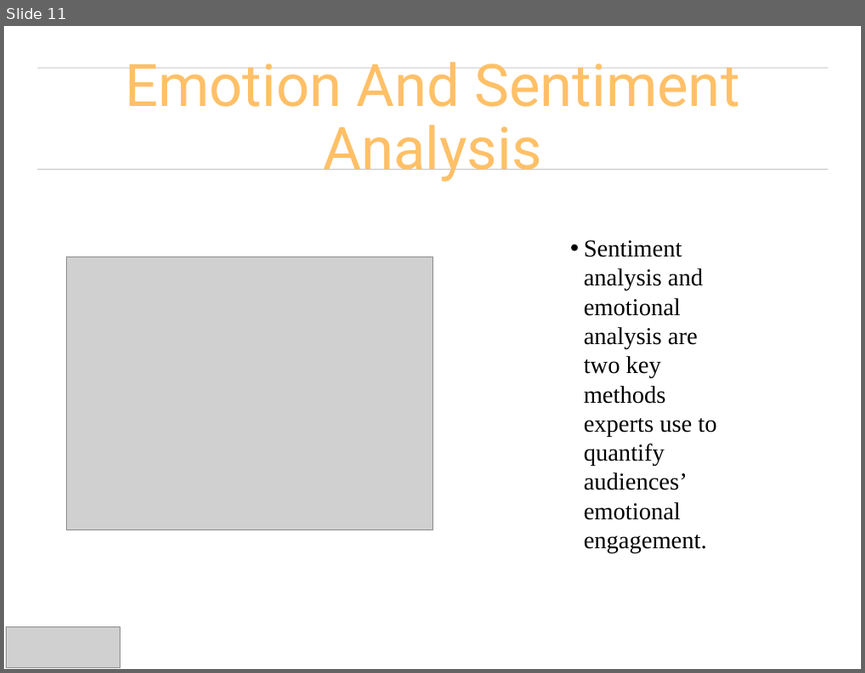
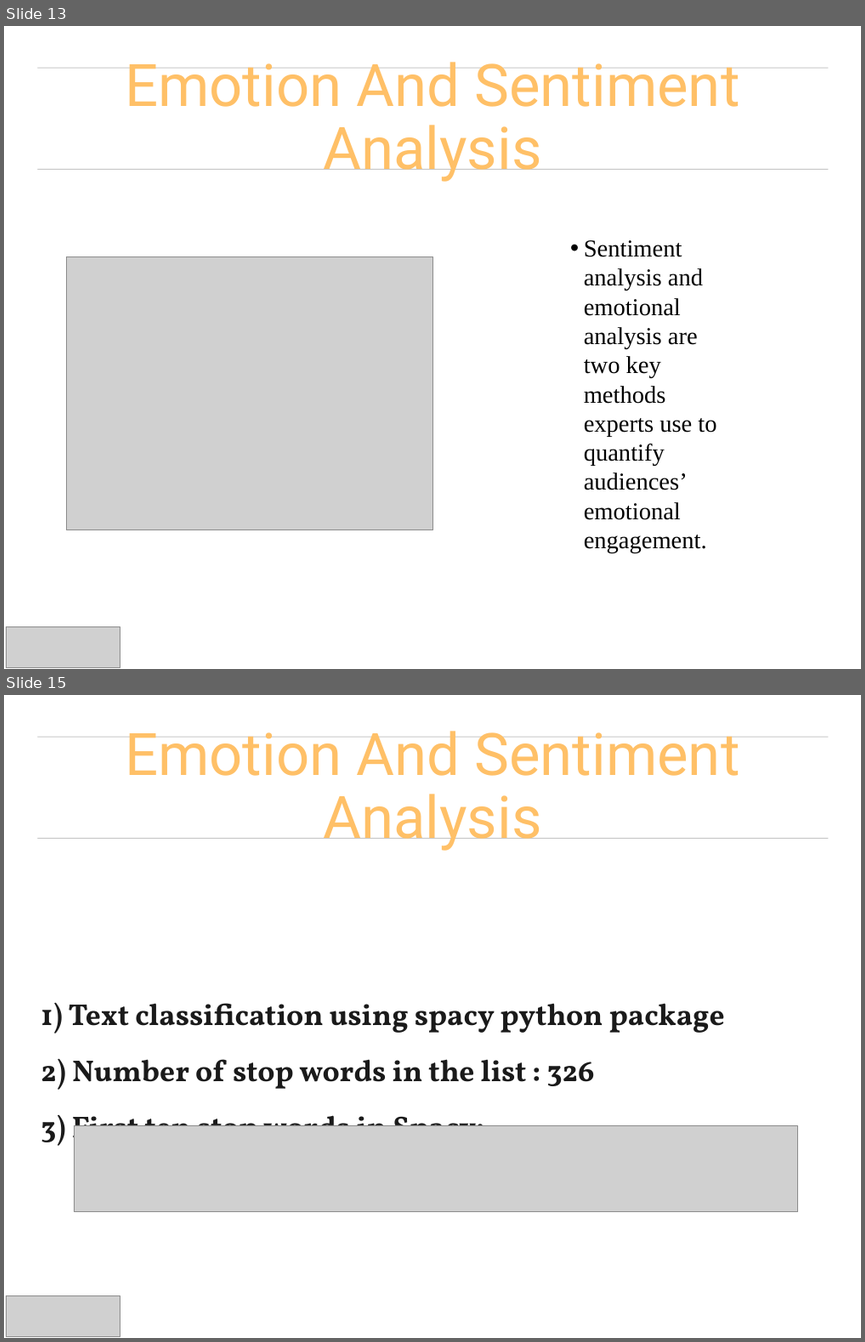
Before and after one commit to UNCG-CSE/Budget_Text_Analysis, a slide deck: doc/Presentations/Budget_Text_ProjectPresentation.pptx. Shown one above the other, each under a label of ours: slide 11 before the commit, slides 13 and 15 after it; the slides between them are not shown. The pictures are 865x673 and 865x1342 pixels, drawn with LibreOffice and Linux fonts; fonts in the diff are those of the drawing; grey boxes stand for pictures. Boxes give left, top, right and bottom in pixels: in the first picture for what was removed or moved away, otherwise in the second. Text is boxed around its words. In the diff, an @@ line names an element or a change of style, - is before the commit and + after.

```diff
--- a/doc/Presentations/Budget_Text_ProjectPresentation.pptx
+++ b/doc/Presentations/Budget_Text_ProjectPresentation.pptx
@@ slide 15 added at [4,695,861,1338], background #FFFFFF; not listed: 2 template elements that a slide beside it also shows @@
@@ title added at [125,731,739,851], 70 pt, text #FFC067 @@
+Emotion And Sentiment Analysis
@@ text added at [41,1002,725,1151], 36 pt, text #1A1A1A, bold @@
+1) Text classification using spacy python package
+2) Number of stop words in the list : 326
+3) First ten stop words in Spacy:
@@ picture added at [74,1125,798,1211] @@
@@ picture added at [7,1296,120,1336] @@
@@ what was slide 11 is now slide 13 @@
```
Also in this commit, not shown: 5 slides changed, 3 other slides added.
